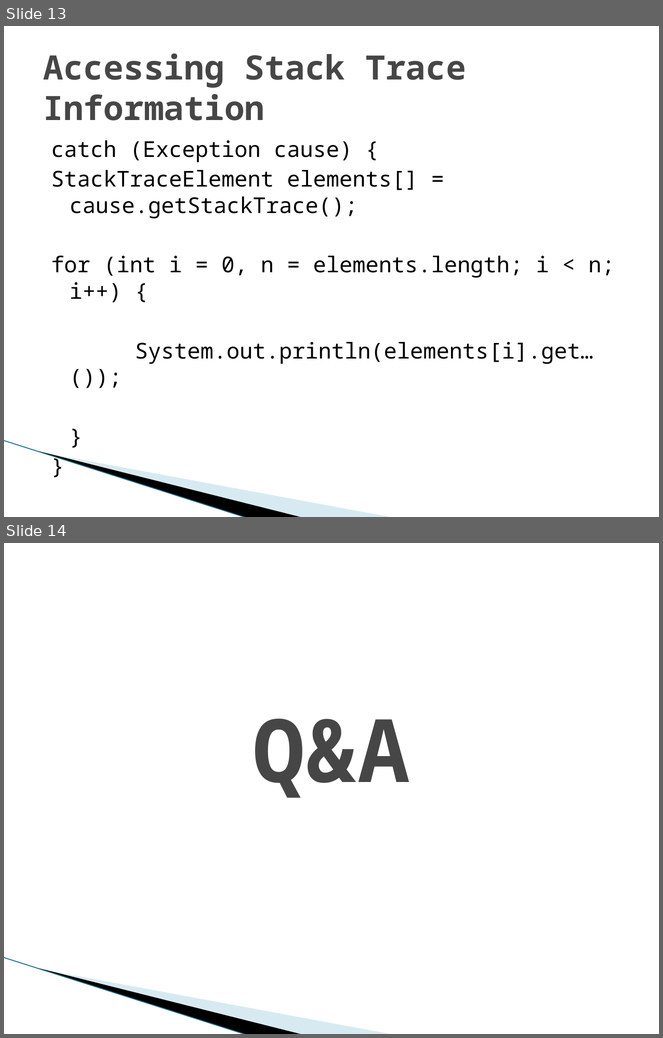
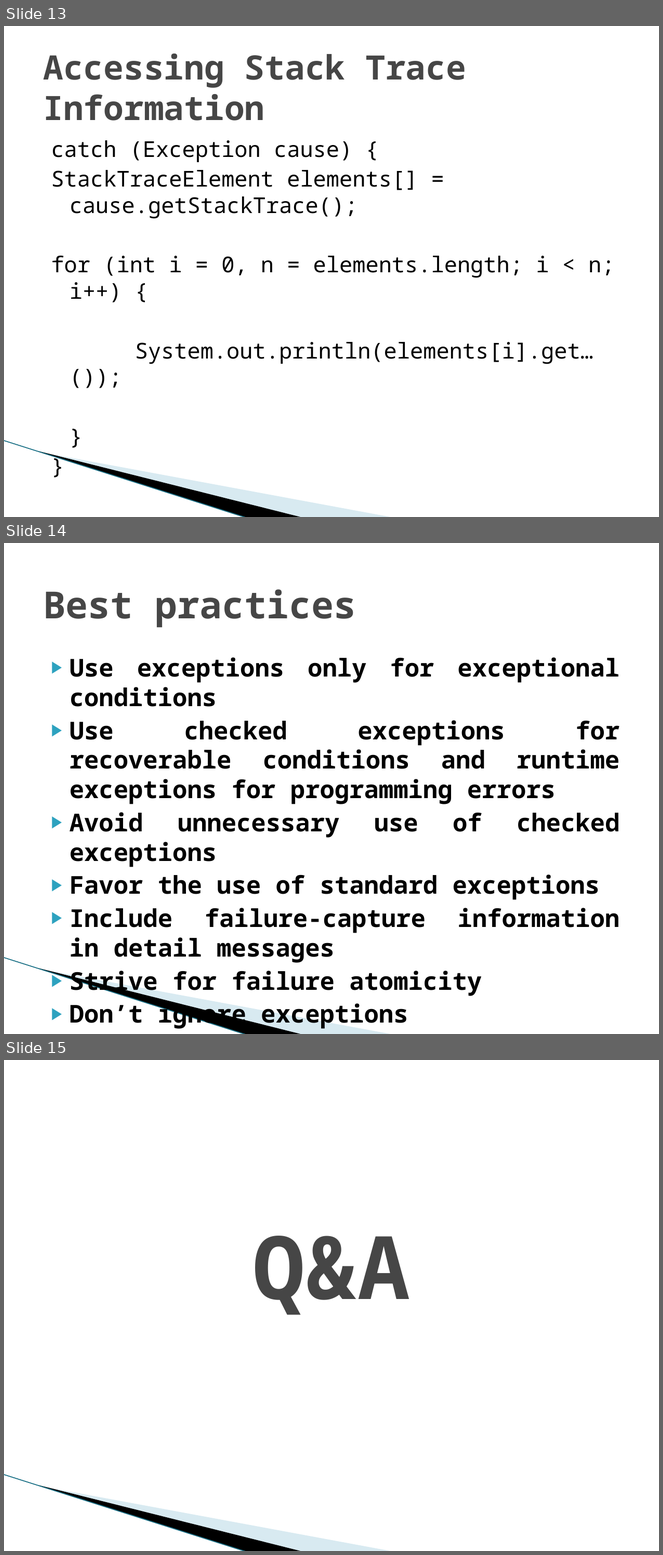
Before and after one commit to ZeroToHero-2014/Java, a slide deck: workshops/3.Exceptions.pptx. Shown one above the other, each under a label of ours: slides 13 and 14 before the commit, slides 13, 14 and 15 after it. The pictures are 663x1038 and 663x1555 pixels, drawn with LibreOffice and Linux fonts; fonts in the diff are those of the drawing; background and template pictures are left out. Boxes give left, top, right and bottom in pixels: in the first picture for what was removed or moved away, otherwise in the second. Text is boxed around its words. In the diff, an @@ line names an element or a change of style, - is before the commit and + after.

Commit message:
Exceptions

```diff
--- a/workshops/3.Exceptions.pptx
+++ b/workshops/3.Exceptions.pptx
@@ slide 14 added at box(4, 543, 659, 1034), background #FFFFFF; not listed: 3 template elements that a slide beside it also shows @@
@@ title added at box(43, 589, 357, 628), 41 pt, text #464646, bold @@
+Best practices
@@ text added at box(70, 657, 620, 1029), 27 pt, text #000000, bold @@
+▶ Use exceptions only for exceptional conditions
+▶ Use checked exceptions for recoverable conditions and runtime exceptions for programming errors
+▶ Avoid unnecessary use of checked exceptions
+▶ Favor the use of standard exceptions
+▶ Include failure-capture information in detail messages
+▶ Strive for failure atomicity
+▶ Don’t ignore exceptions
@@ what was slide 14 is now slide 15 @@
```
